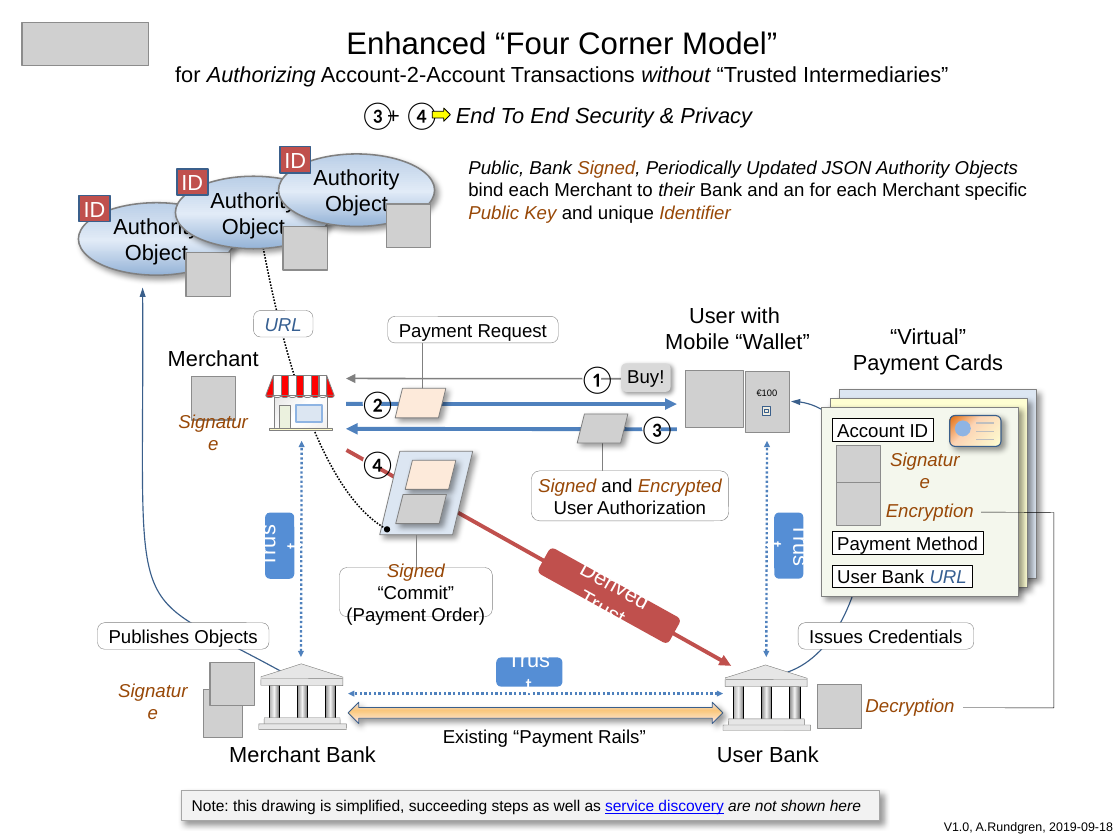
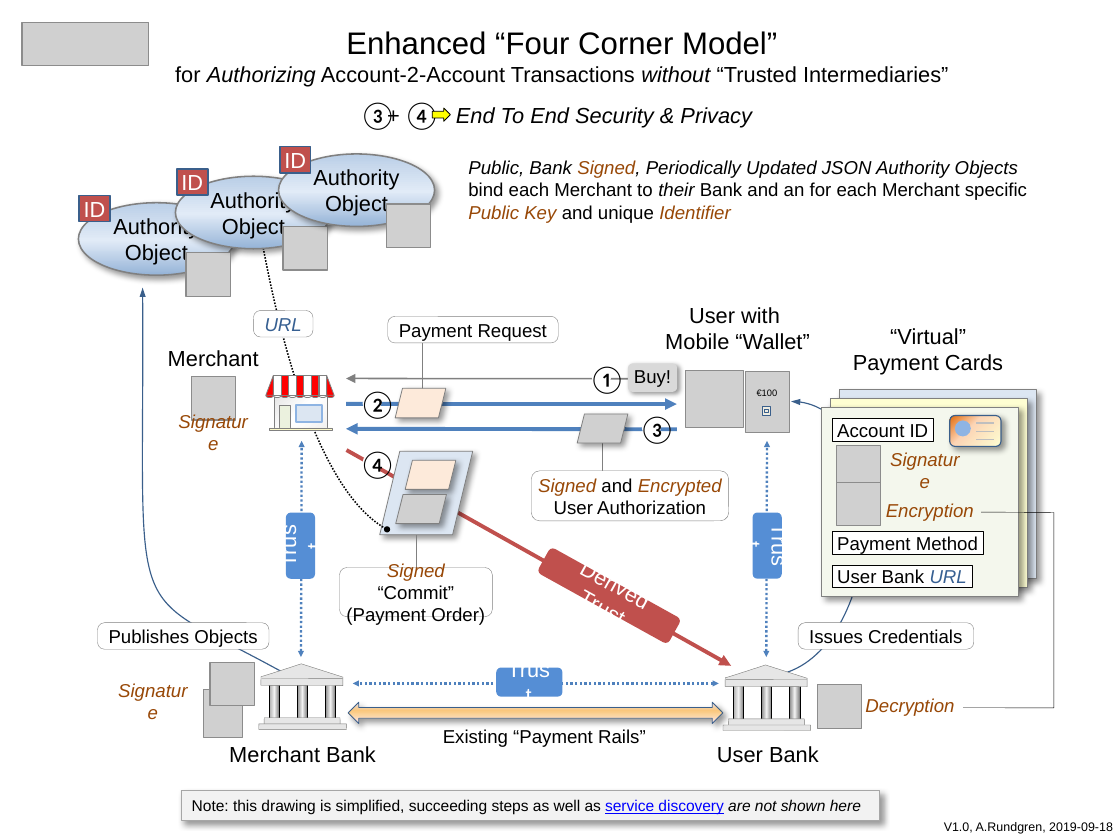
Before and after one commit to cyberphone/doc, a slide deck: slide 1 of saturn/enhanced-four-corner-model.pptx. Drawn at 1120x840 pixels with LibreOffice and Linux fonts; fonts in the diff are those of the drawing; grey boxes stand for pictures. Boxes give left, top, right and bottom in pixels: in the first picture for what was removed or moved away, otherwise in the second. Text is boxed around its words. In the diff, an @@ line names an element or a change of style, - is before the commit and + after.

```diff
--- a/saturn/enhanced-four-corner-model.pptx
+++ b/saturn/enhanced-four-corner-model.pptx
@@ text "①": place and size @@
-text "①" at box(579, 366, 616, 394)
+text "①" at box(589, 366, 626, 394)
@@ arrow moved from (624, 379) - (346, 379) to (633, 379) - (346, 379) @@
@@ ellipse: place and size @@
-ellipse at box(582, 368, 601, 388)
+ellipse at box(592, 368, 612, 388)
@@ rounded rectangle "Buy!": place and size @@
-rounded rectangle "Buy!" at box(622, 363, 671, 391)
+rounded rectangle "Buy!" at box(628, 363, 678, 391)
@@ rounded rectangle "Trust": place and size @@
-rounded rectangle "Trust" at box(265, 512, 294, 578)
+rounded rectangle "Trust" at box(286, 512, 315, 578)
@@ rounded rectangle "Trust": place and size @@
-rounded rectangle "Trust" at box(774, 512, 804, 578)
+rounded rectangle "Trust" at box(752, 512, 781, 578)
@@ double arrow moved from (724, 693) - (348, 693) to (719, 683) - (353, 683) @@
@@ rounded rectangle "Trust": place and size @@
-rounded rectangle "Trust" at box(496, 657, 562, 687)
+rounded rectangle "Trust" at box(496, 668, 562, 697)
```
Also in this commit, not shown: 1 other file.
